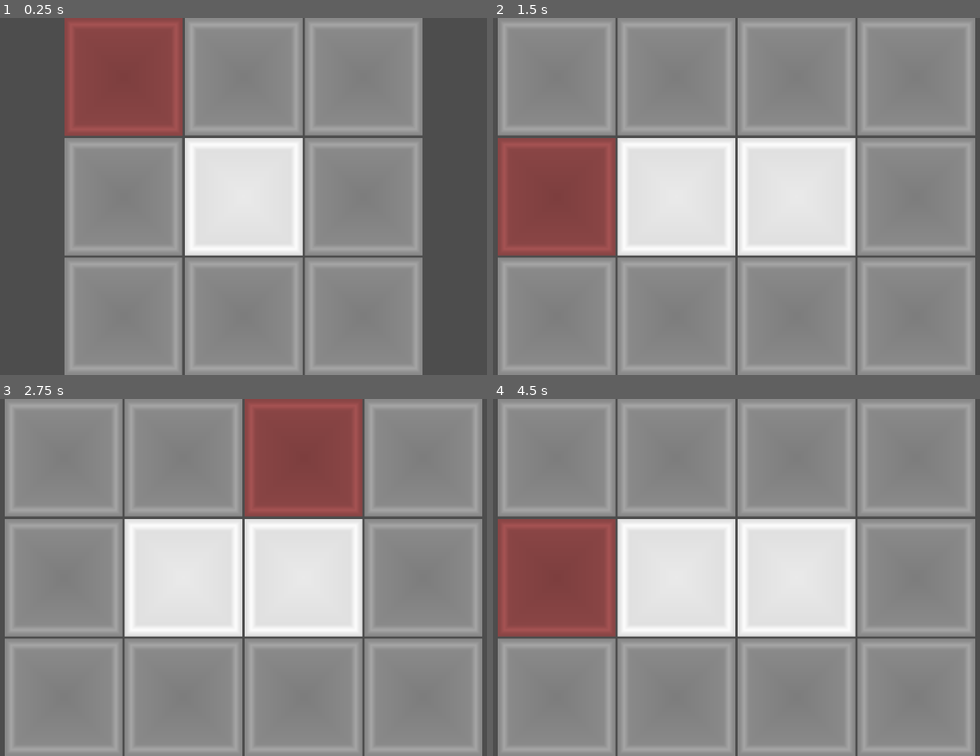
Above: before the commit, frames 1-4 (two rows, left to right).
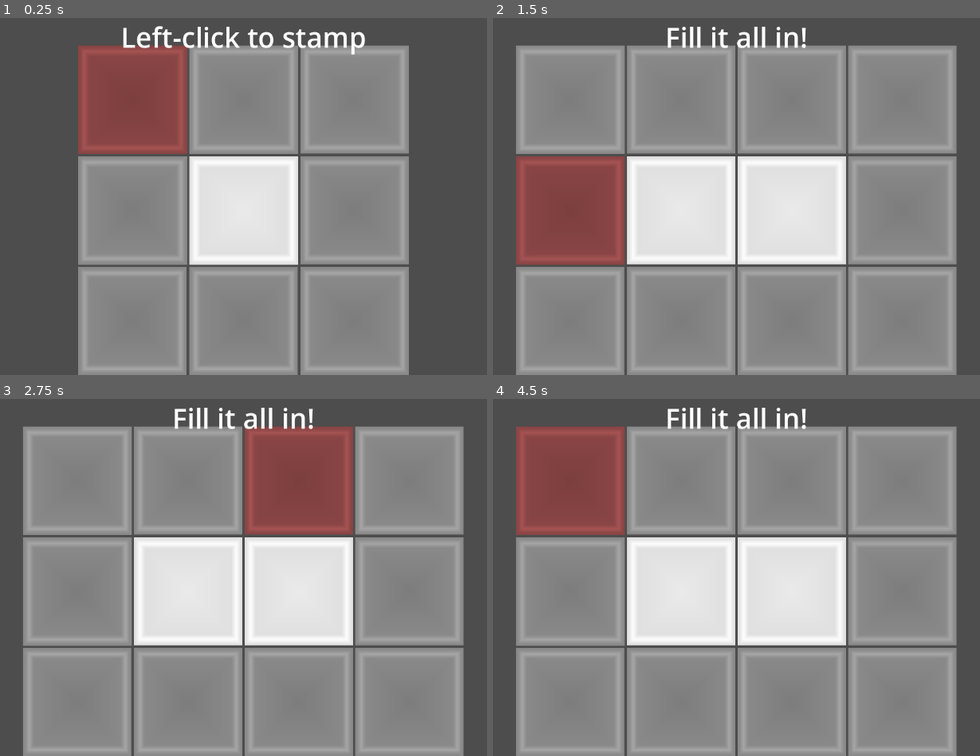
Above: after the commit, the same moments.

Repository: robotabc773/Brackeys2024.1
Game: Godot game, scene res://scenes/level.tscn
Same seed, same stepped clock (60 frames per second), same inputs: the game is played once before the commit and once after it. This scene is started directly instead of the project's main scene.
Inputs (mouse positions are in pixels of both pictures, inside the frame that each line leads up to):
- Up to frame 1 (0.25 s): no input
- Up to frame 2 (1.5 s): tap Enter at 0.5 s; hold Right 0.53-1.28 s; tap R at 0.6 s; click (736, 196) at 0.67 s; tap Q at 0.8, 1.35 s; tap Space at 1.25 s; move the mouse to (609, 214) at 1.27 s; hold S from 1.28 s (still down)
- Up to frame 3 (2.75 s): tap R at 1.55, 2.1 s; tap Enter at 2 s; move the mouse to (306, 498) at 2.02 s; release S at 2.03 s; hold Right from 2.03 s (still down); tap Q at 2.3 s
- Up to frame 4 (4.5 s): tap Space at 2.75, 4.25 s; move the mouse to (702, 648) at 2.77 s; release Right at 2.78 s; hold W 2.78-3.53 s; tap Q at 2.85, 3.8 s; click (702, 648) at 2.92 s; tap R at 3.05, 4.35 s; tap Enter at 3.5 s; move the mouse to (926, 631) at 3.52 s; hold Left from 3.53 s (still down); tap C at 3.6 s; move the mouse to (546, 523) at 4.27 s

The runs differ from the first frame. In frame 1, 20% of the frame differs, in the area x 13-87%, y 0-100%; in frame 2, 28%; in frame 3, 27%; in frame 4, 37%, in the area x 0-100%, y 0-100%.

Commit message:
level restart and titles

Diff:
--- a/scenes/level.tscn
+++ b/scenes/level.tscn
@@ -1,7 +1,10 @@
-[gd_scene load_steps=3 format=3 uid="uid://do104jpe4rmyq"]
+[gd_scene load_steps=4 format=3 uid="uid://do104jpe4rmyq"]
 
 [ext_resource type="Script" path="res://scripts/level_loader.gd" id="1_6o8tb"]
 [ext_resource type="Script" path="res://scripts/logic_grid.gd" id="2_e0wfj"]
+
+[sub_resource type="LabelSettings" id="LabelSettings_g5ddf"]
+font_size = 50
 
 [node name="Level" type="Control"]
 layout_mode = 3
@@ -14,12 +17,24 @@
 
 [node name="LogicGridContainer" type="AspectRatioContainer" parent="."]
 layout_mode = 1
-anchors_preset = 15
+anchors_preset = -1
 anchor_right = 1.0
 anchor_bottom = 1.0
+offset_top = 50.0
 grow_horizontal = 2
 grow_vertical = 2
 
 [node name="LogicGrid" type="GridContainer" parent="LogicGridContainer"]
 layout_mode = 2
 script = ExtResource("2_e0wfj")
+
+[node name="LevelTitle" type="Label" parent="."]
+layout_mode = 1
+anchors_preset = 10
+anchor_right = 1.0
+offset_bottom = 50.0
+grow_horizontal = 2
+text = "Level Name"
+label_settings = SubResource("LabelSettings_g5ddf")
+horizontal_alignment = 1
+vertical_alignment = 1
--- a/scripts/level.gd
+++ b/scripts/level.gd
@@ -5,9 +5,11 @@
 var initial_grid : Grid
 var final_grid : Grid
 var possible_tools : Array[Tool]
+var name : String
 
 
-func _init(tools : Array[Tool], init_grid : Grid) -> void:
+func _init(n : String, tools : Array[Tool], init_grid : Grid) -> void:
+	name = n
 	initial_grid = init_grid.copy()
 	possible_tools = tools
 
--- a/scripts/level_loader.gd
+++ b/scripts/level_loader.gd
@@ -8,12 +8,12 @@
 
 var levels : Array[Level] = [
 	#Level.new([], Grid.from_json('')),
-	Level.new([stamp_dot], Grid.from_json('{"num_cols":3,"num_rows":3,"states":[2,2,2,2,0,2,2,2,2]}')),
-	Level.new([stamp_dot], Grid.from_json('{"num_cols":4,"num_rows":3,"states":[2,2,2,2,2,0,0,2,2,2,2,2]}')),
-	Level.new([stamp_pair], Grid.from_json('{"num_cols":9,"num_rows":4,"states":[2,2,2,2,2,2,2,2,2,2,0,0,0,0,0,0,0,2,2,0,0,0,0,0,0,0,2,2,2,2,2,2,2,2,2,2]}')),
-	Level.new([stamp_pair], Grid.from_json('{"num_cols":8,"num_rows":6,"states":[2,2,2,2,2,2,2,2,2,0,0,0,0,0,0,2,2,2,0,0,2,0,2,2,2,0,2,0,0,0,0,2,2,0,0,0,0,0,0,2,2,2,2,2,2,2,2,2]}')),
-	Level.new([stamp_pair], Grid.from_json('{"num_cols":6,"num_rows":6,"states":[2,2,2,2,2,2,2,0,0,0,0,2,2,2,0,2,0,2,2,0,0,0,0,2,2,2,0,2,0,2,2,2,2,2,2,2]}')),
-	Level.new([stamp_T, stamp_J], Grid.from_json('{"num_cols":4,"num_rows":4,"states":[0,0,0,0,2,0,2,0,2,0,0,0,0,0,0,2]}')),
+	Level.new("Left-click to stamp", [stamp_dot], Grid.from_json('{"num_cols":3,"num_rows":3,"states":[2,2,2,2,0,2,2,2,2]}')),
+	Level.new("Fill it all in!", [stamp_dot], Grid.from_json('{"num_cols":4,"num_rows":3,"states":[2,2,2,2,2,0,0,2,2,2,2,2]}')),
+	Level.new("Arrow keys to rotate", [stamp_pair], Grid.from_json('{"num_cols":9,"num_rows":4,"states":[2,2,2,2,2,2,2,2,2,2,0,0,0,0,0,0,0,2,2,0,0,0,0,0,0,0,2,2,2,2,2,2,2,2,2,2]}')),
+	Level.new("Right-click to undo, R to restart", [stamp_pair], Grid.from_json('{"num_cols":8,"num_rows":6,"states":[2,2,2,2,2,2,2,2,2,0,0,0,0,0,0,2,2,2,0,0,2,0,2,2,2,0,2,0,0,0,0,2,2,0,0,0,0,0,0,2,2,2,2,2,2,2,2,2]}')),
+	Level.new("Stamping flips tiles", [stamp_pair], Grid.from_json('{"num_cols":6,"num_rows":6,"states":[2,2,2,2,2,2,2,0,0,0,0,2,2,2,0,2,0,2,2,0,0,0,0,2,2,2,0,2,0,2,2,2,2,2,2,2]}')),
+	Level.new("", [stamp_T, stamp_J], Grid.from_json('{"num_cols":4,"num_rows":4,"states":[0,0,0,0,2,0,2,0,2,0,0,0,0,0,0,2]}')),
 ]
 
 var current_level : int
@@ -22,10 +22,21 @@
 @onready var logic_grid_container : AspectRatioContainer = $LogicGridContainer
 # TODO: tool selection existing
 #@onready var tool_selection : ToolSelection = $ToolSelection
+@onready var level_title : Label = $LevelTitle
 
 # Called when the node enters the scene tree for the first time.
 func _ready() -> void:
 	load_level(0)
+
+
+func _unhandled_key_input(event: InputEvent) -> void:
+	if not event is InputEventKey:
+		return
+	var key_event : InputEventKey = event
+	if key_event.pressed:
+		match key_event.keycode:
+			KEY_R:
+				load_level(current_level)
 
 
 # Called every frame. 'delta' is the elapsed time since the previous frame.
@@ -46,6 +57,8 @@
 
 	logic_grid_container.ratio = float(level.initial_grid.num_cols) / (level.initial_grid.num_rows)
 
+	level_title.text = level.name
+
 
 func finish_level() -> void:
 	if current_level < levels.size() - 1:
--- a/scripts/logic_grid.gd
+++ b/scripts/logic_grid.gd
@@ -115,9 +115,9 @@
 	var key_event : InputEventKey = event
 	if key_event.pressed:
 		match key_event.keycode:
-			KEY_R:
+			KEY_RIGHT:
 				current_tool.rotate()
-			KEY_Q:
+			KEY_LEFT:
 				current_tool.rotate(true)
 
 # Called every frame
